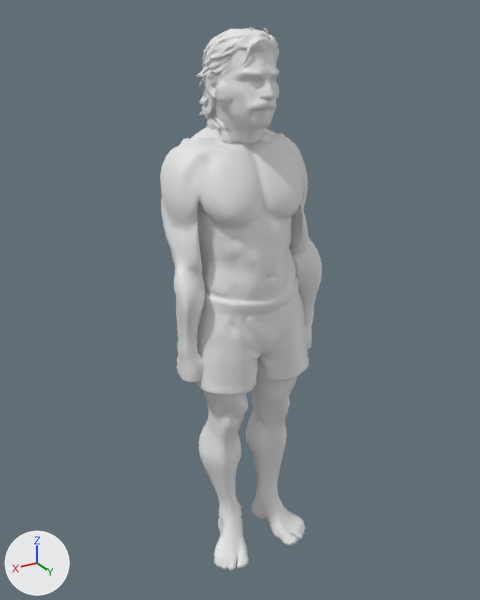
What one commit did to the glTF model assets/people/bold_cowboy_layered.glb.
Both versions are drawn from a 50 mm camera at (1.138, 1.84, 1.949) aimed at (0.002, -0.052, 1.003). Arrows for +X, +Y and +Z are at lower left; the lights stay in place. The older version comes first. Vertices at exactly the same position are counted once.

Names of what the first picture shows: 'body_head', 'body_skin'.
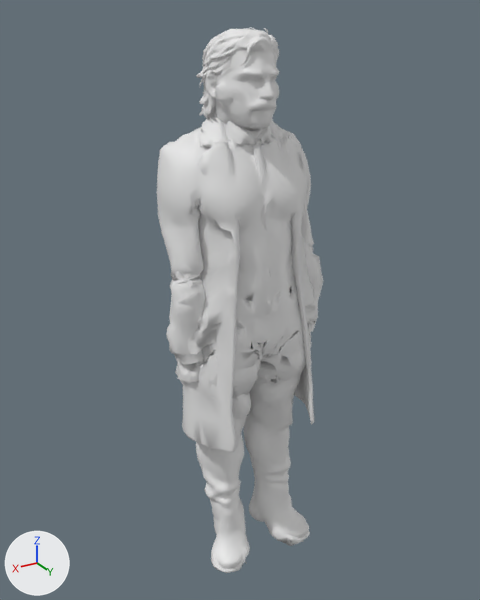
The change, as JSON lines over the scene's bpy script:
```json
{"block": "me_body_skin", "where": "# used by ob_body_skin; location = (0.0, 0.0, 0.0)"}
{"op": "remove", "block": "me_body_skin", "code": "me_body_skin.from_pydata(...)  # 11067 vertices, 21938 faces; spans x -0.29..0.29, y -0.21..0.17, z -0.03..1.61"}
{"op": "add", "block": "me_body_skin", "code": "me_body_skin.from_pydata(...)  # 11077 vertices, 21950 faces; spans x -0.29..0.28, y -0.21..0.17, z -0.03..1.61"}
{"block": "me_body_skin", "change": "me_body_skin part 1: 970 vertices moved from x -0.29..0.29, y -0.19..0.15, z 0.51..1.61 to x -0.27..0.28, y -0.19..0.13, z 0.51..1.61; 405 vertices removed from x -0.26..0.27, y -0.2..0.14, z 0.6..1.59; 415 vertices added at x -0.25..0.26, y -0.19..0.13, z 0.6..1.61"}
{"block": "me_body_skin", "change": "me_body_skin part 2: 155 vertices moved from x -0.21..0.21, y -0.06..0.17, z -0.02..0.42 to x -0.21..0.2, y -0.06..0.17, z -0.02..0.42; 118 vertices removed from x -0.21..0.19, y -0.06..0.17, z -0.02..0.26; 118 vertices added at x -0.21..0.18, y -0.06..0.16, z -0.02..0.26"}
{"op": "add", "block": "me_body_trousers", "code": ["me_body_trousers = bpy.data.meshes.new('body_trousers')", "me_body_trousers.from_pydata(...)  # 4123 vertices, 7936 faces; spans x -0.234..0.233, y -0.132..0.179, z -0.037..0.961"]}
{"op": "add", "block": "me_body_coat", "code": ["me_body_coat = bpy.data.meshes.new('body_coat')", "me_body_coat.from_pydata(...)  # 3188 vertices, 6000 faces; spans x -0.308..0.302, y -0.225..0.192, z 0.534..1.649"]}
{"op": "add", "block": "ob_body_trousers", "code": ["ob_body_trousers = bpy.data.objects.new('body_trousers', me_body_trousers)", "ob_body_trousers.location = (0.0, 0.0, 0.0)"]}
{"op": "add", "block": "ob_body_coat", "code": ["ob_body_coat = bpy.data.objects.new('body_coat', me_body_coat)", "ob_body_coat.location = (0.0, 0.0, 0.0)"]}
```

Location of each change, (x1, y1, x2, y2) in pixels of the pictures (480 x 600 px; the box of a moved part takes in the faces that stretch with it):
```json
{"object": "body_skin", "change": "reshaped", "before": [160, 127, 322, 571], "after": [175, 129, 313, 566], "on screen": "mostly hidden afterwards"}
{"object": "body_coat", "change": "added", "after": [157, 119, 324, 453]}
{"object": "body_trousers", "change": "added", "after": [196, 327, 310, 573]}
{"part": 1, "of": "me_body_skin", "change": "moved or reshaped", "before": [174, 129, 322, 405], "after": [175, 129, 313, 382], "on screen": "mostly hidden afterwards"}
{"part": 2, "of": "me_body_skin", "change": "moved or reshaped", "before": [214, 490, 305, 571], "after": [242, 538, 294, 566], "on screen": "mostly hidden afterwards"}
```
